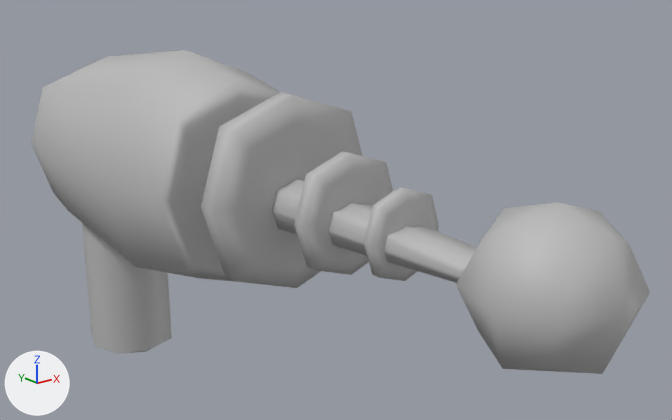
Renders of the FBX model Assets/Ch/Alien/Geo/RayGun.fbx from each side of a commit.
One viewpoint serves both versions: a camera (50 mm lens) standing at (-0.533, -1.152, 0.261) and looking at (0.068, -0.4, -0.04). Lighting does not change. The marker at lower left points along +X, +Y and +Z.

Script lines for the objects in view, before the commit:
```python
me_mesh = bpy.data.meshes.new('Mesh')
me_mesh.from_pydata(...)  # 227 vertices, 204 faces; spans x -0.116..0.116, y -0.809..0.069, z -0.319..0.118
me_mesh.materials.append(mat_lambert1)  # grey #bcbcbc
ob_raygun = bpy.data.objects.new('RayGun', me_mesh)
ob_raygun.location = (0.0, 0.0, 0.0)
```
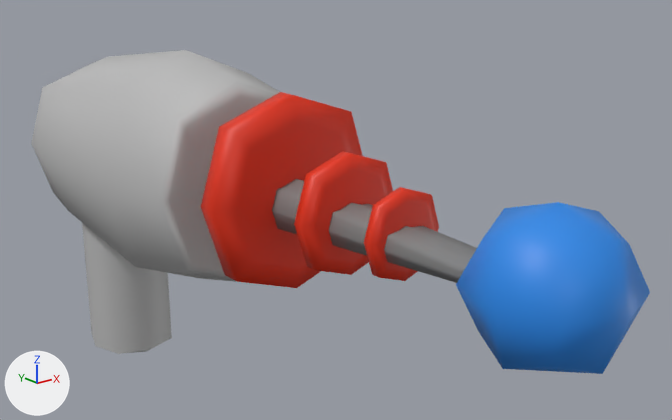
The change in detail:
Material 'EnergySpiral' (mat_energyspiral) is new.
Its base color is (0.8, 0.0295, 0.0039) (red #e7300d).
Material 'Antena' (mat_antena) is new.
Its base color is (0.219, 0.219, 0.219) (grey #818181).
Material 'EnergyBall' (mat_energyball) is new.
Its base color is (0.0218, 0.249, 0.801) (blue #2989e7).
me_mesh has 227 vertices, 204 faces and spans x -0.116..0.116, y -0.809..0.069, z -0.319..0.118.
me_mesh is used by ob_raygun; location (0.0, 0.0, 0.0).
me_mesh part 1: 96 of the faces centred in x -0.083..0.088, y -0.583..-0.389, z -0.096..0.082 switch from mat_lambert1 (grey #bcbcbc) to mat_energyspiral (red #e7300d).
me_mesh part 2: all 8 faces centred in x -0.025..0.025, y -0.505..-0.504, z -0.033..0.005 switch from mat_lambert1 (grey #bcbcbc) to mat_antena (grey #818181).
me_mesh part 3: all 24 faces centred in x -0.046..0.058, y -0.793..-0.688, z -0.059..0.045 switch from mat_lambert1 (grey #bcbcbc) to mat_energyball (blue #2989e7).

Location of each change, (x1, y1, x2, y2) in pixels of the pictures (672 x 420 px):
part 1 of me_mesh, recoloured (grey to red)
    both: (201, 92, 439, 288)
part 2 of me_mesh, recoloured
    both: (272, 179, 477, 283)
part 3 of me_mesh, recoloured (grey to blue)
    both: (456, 202, 650, 374)
